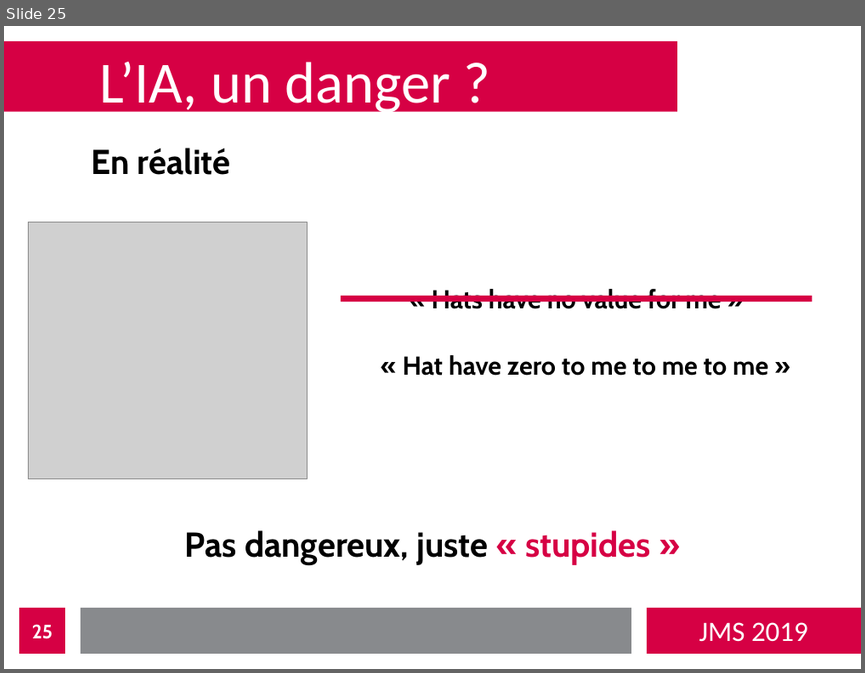
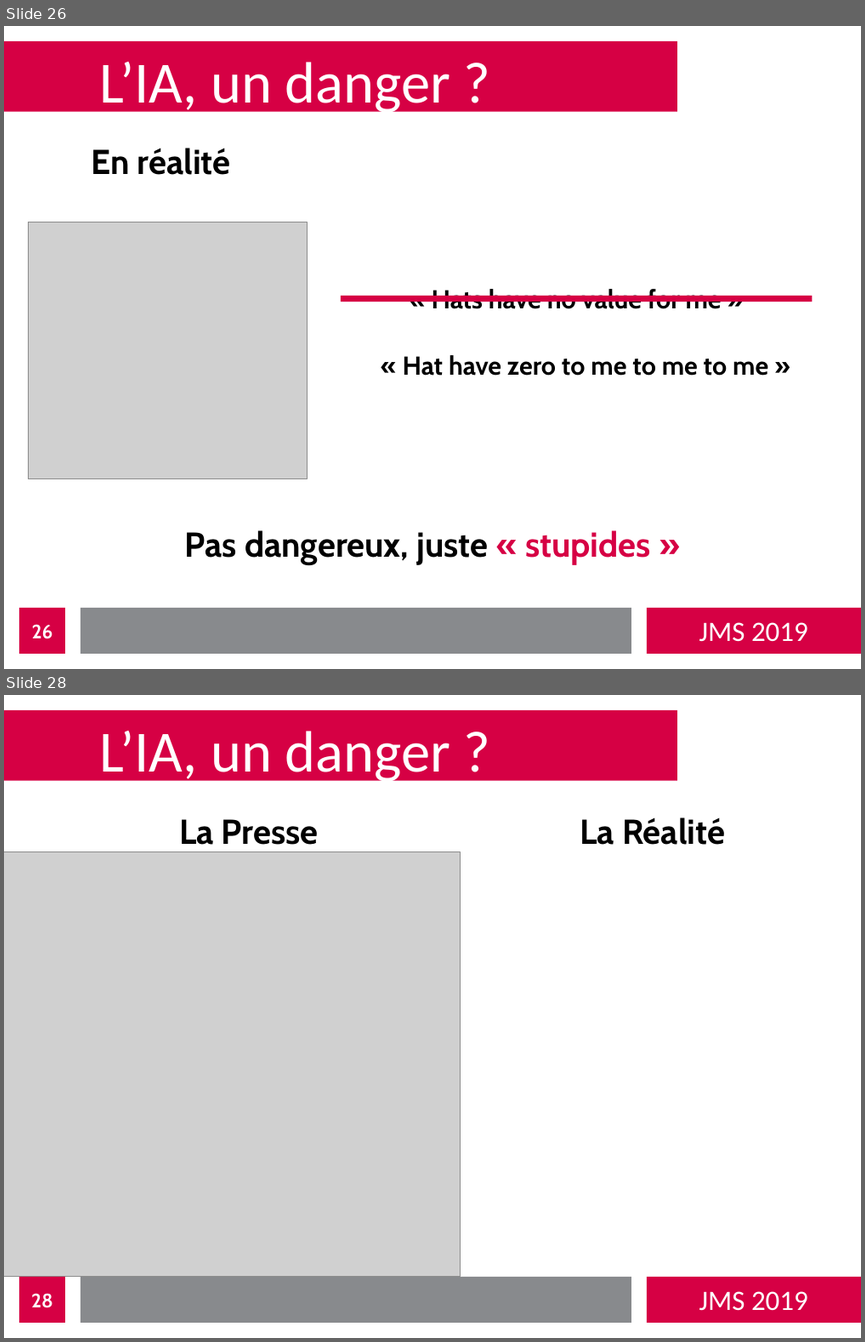
Before and after one commit to bastienvanderplaetse/JMS-2019, a slide deck: presentation-expanded.odp. Shown one above the other, each under a label of ours: slide 25 before the commit, slides 26 and 28 after it; the slides between them are not shown. The pictures are 865x673 and 865x1342 pixels, drawn with LibreOffice and Linux fonts; fonts in the diff are those of the drawing; grey boxes stand for pictures. Boxes give left, top, right and bottom in pixels: in the first picture for what was removed or moved away, otherwise in the second. Text is boxed around its words. In the diff, an @@ line names an element or a change of style, - is before the commit and + after.

```diff
--- a/presentation-expanded.odp
+++ b/presentation-expanded.odp
@@ slide 28 added at (4, 695, 861, 1338), background #FFFFFF; not listed: 4 template elements that a slide beside it also shows @@
@@ title added at (99, 731, 450, 786), 54 pt, text #FFFFFF @@
+L’IA, un danger ?
@@ text added at (179, 819, 318, 845), 32 pt, text #000000, bold @@
+La Presse
@@ text added at (580, 817, 725, 845), 32 pt, text #000000, bold @@
+La Réalité
@@ picture added at (4, 852, 460, 1276) @@
@@ page number added at (19, 1276, 65, 1322), fill #D60044, 18 pt, text #FFFFFF, bold @@
+28
@@ what was slide 25 is now slide 26 @@
@@ page number at (32, 624, 53, 639): text changed @@
-25
+26
```
Also in this commit, not shown: 4 other slides added, 9 other files.
